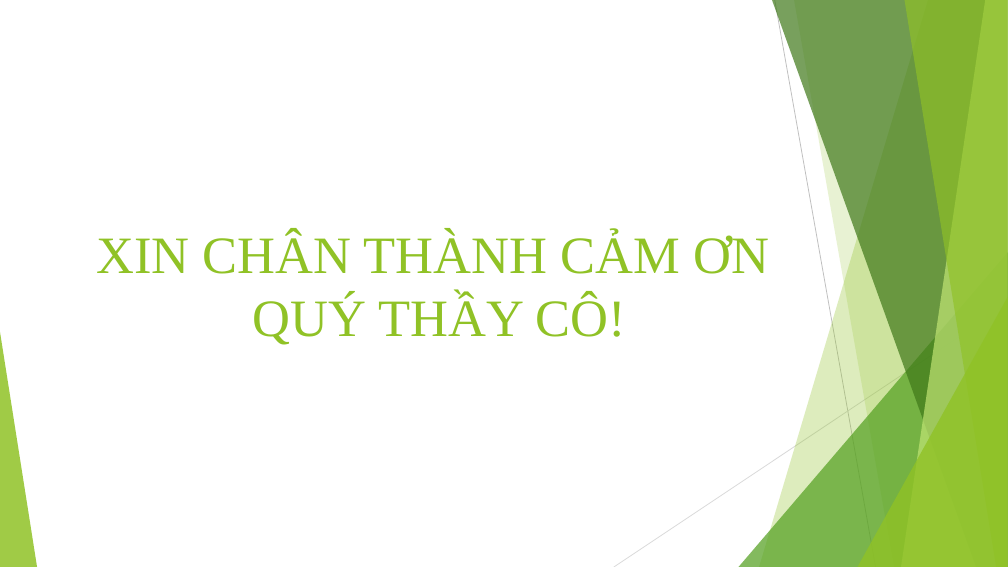
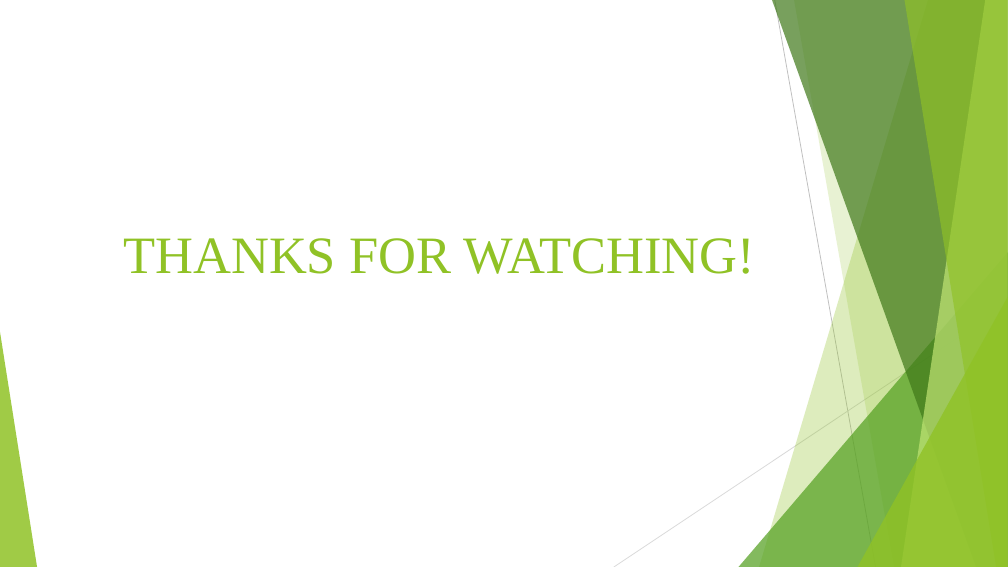
Before and after one commit to trungpham2701/KLTN-CommentGenerationForOutfit, a slide deck: slide 22 of BaoCaoKLTN.pptx. Drawn at 1008x567 pixels with LibreOffice and Linux fonts; fonts in the diff are those of the drawing. Boxes give left, top, right and bottom in pixels: in the first picture for what was removed or moved away, otherwise in the second. Text is boxed around its words. In the diff, an @@ line names an element or a change of style, - is before the commit and + after.

```diff
--- a/BaoCaoKLTN.pptx
+++ b/BaoCaoKLTN.pptx
@@ title at <box>123,238,756,274</box>: text changed @@
-XIN CHÂN THÀNH CẢM ƠN
-QUÝ THẦY CÔ!
+THANKS FOR WATCHING!
```
Also in this commit, not shown: 14 other slides changed, 6 slides added, 6 slides removed.
